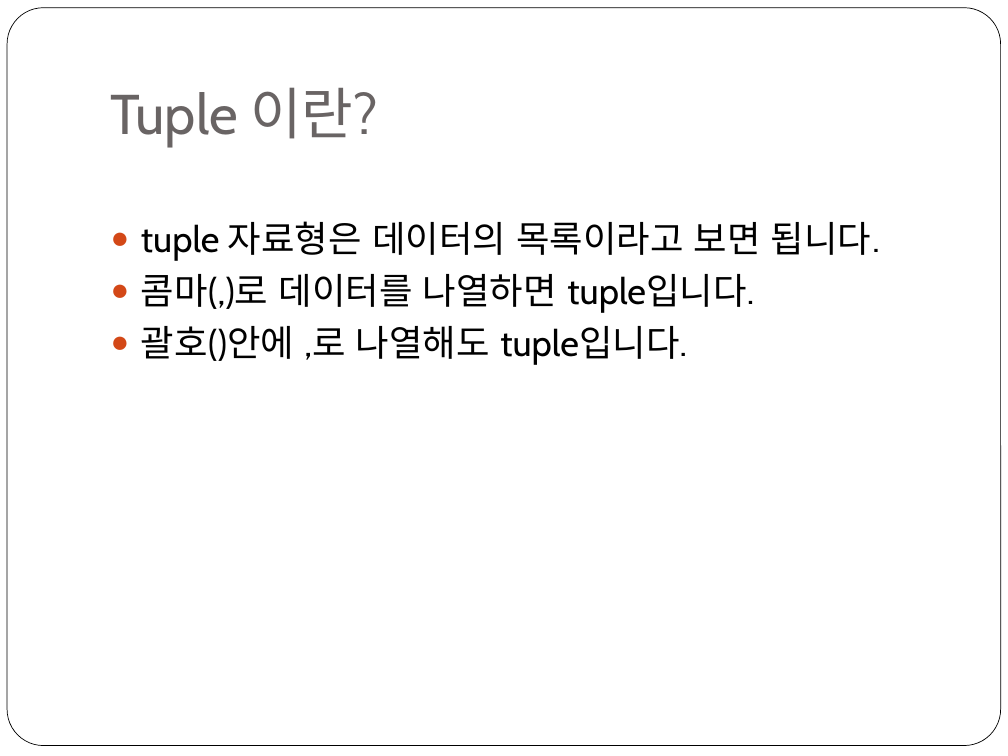
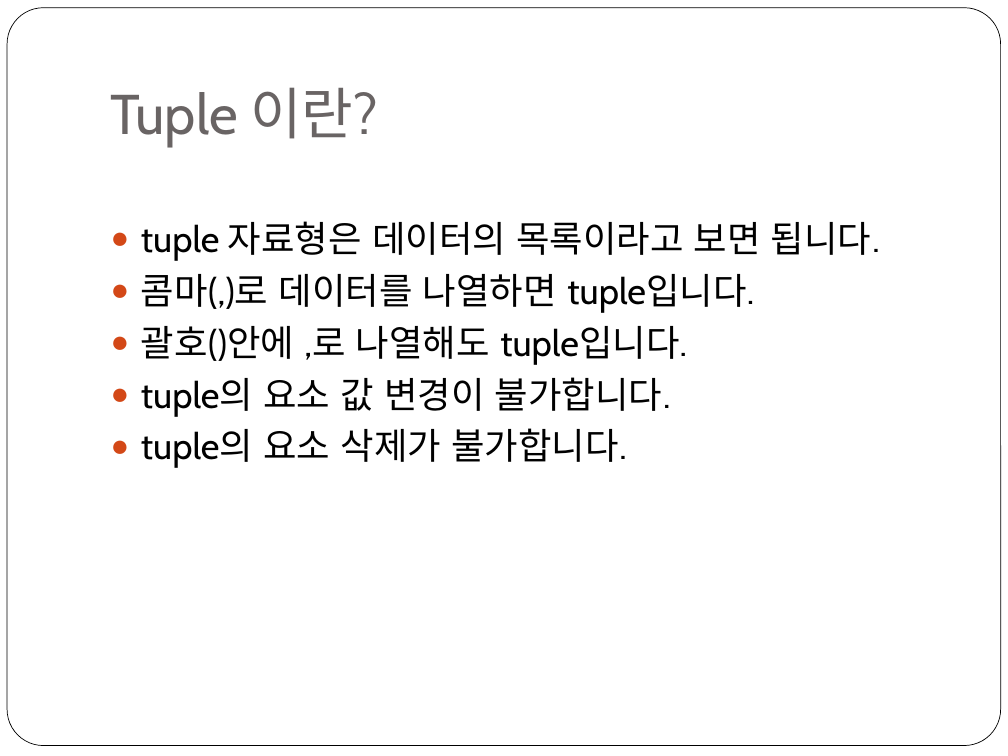
Before and after one commit to freshmea/weizman_python_class, a slide deck: slide 6 of textbook/파이썬2-3교시.pptx (slide 5 before the commit). Drawn at 1008x756 pixels with LibreOffice and Linux fonts; fonts in the diff are those of the drawing. Boxes give left, top, right and bottom in pixels: in the first picture for what was removed or moved away, otherwise in the second. Text is boxed around its words. In the diff, an @@ line names an element or a change of style, - is before the commit and + after.

```diff
--- a/textbook/파이썬2-3교시.pptx
+++ b/textbook/파이썬2-3교시.pptx
@@ text at box(141, 377, 671, 468): paragraphs added @@
+● tuple의 요소 값 변경이 불가합니다.
+● tuple의 요소 삭제가 불가합니다.
```
Also in this commit, not shown: 2 other slides changed, 3 slides added, 1 slide removed, 1 other file.
